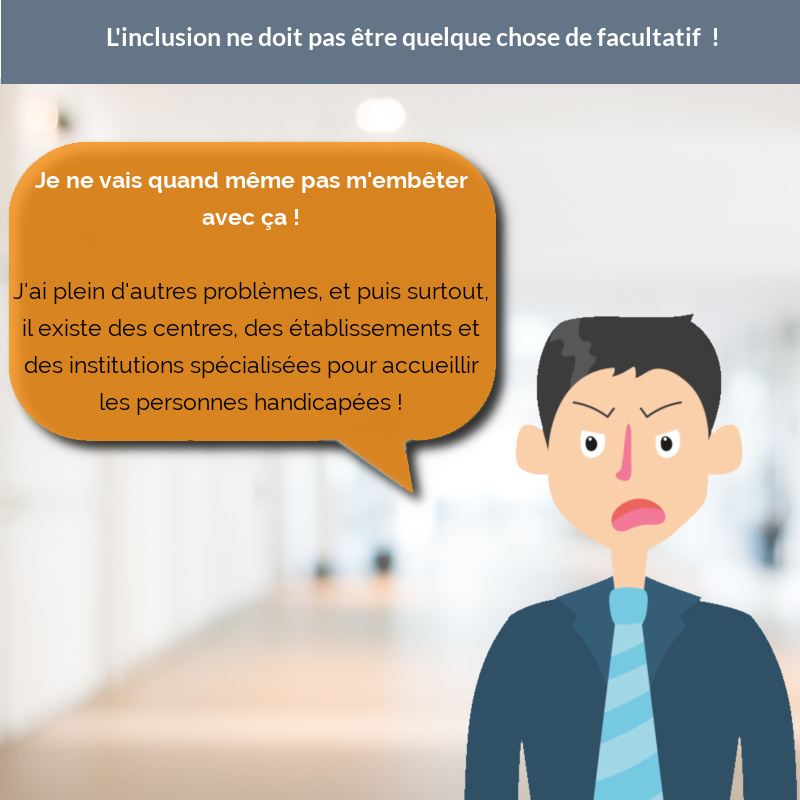
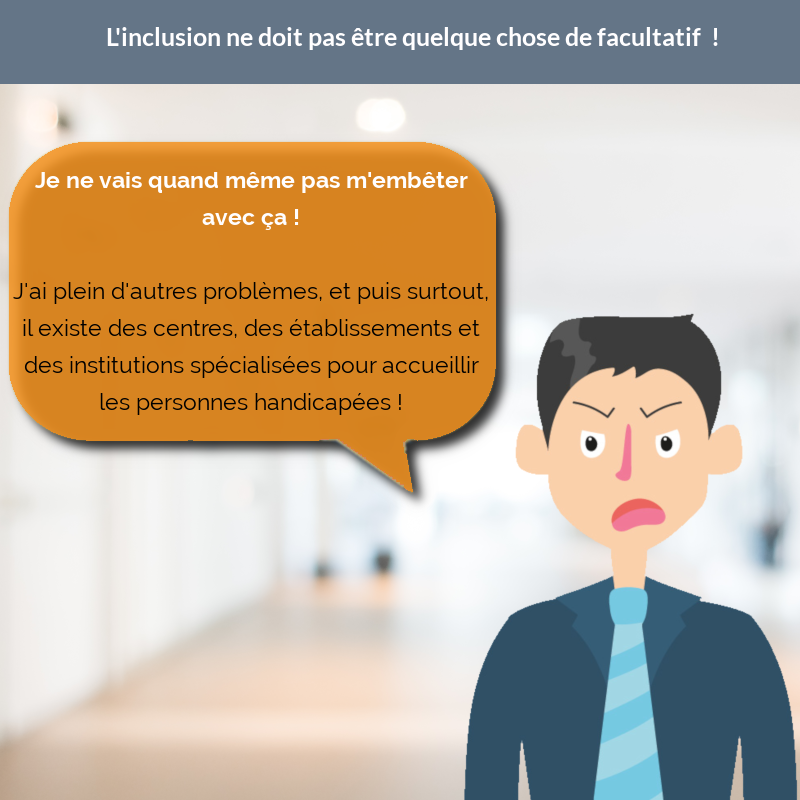
Comparing the layer stacks of the two 800 x 800 images. Changes:
painted on "Layer" over bbox(0, 0, 1, 84)
